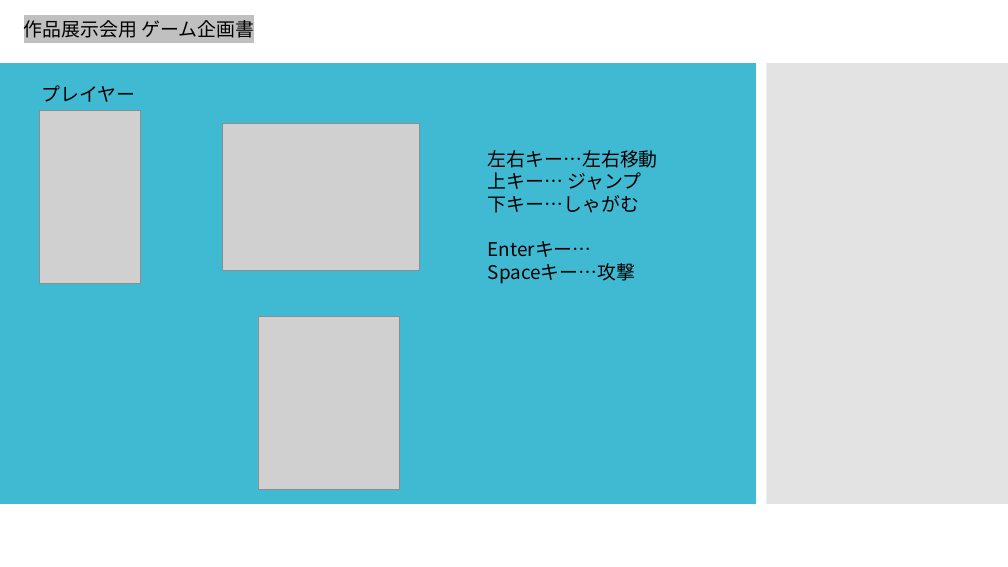
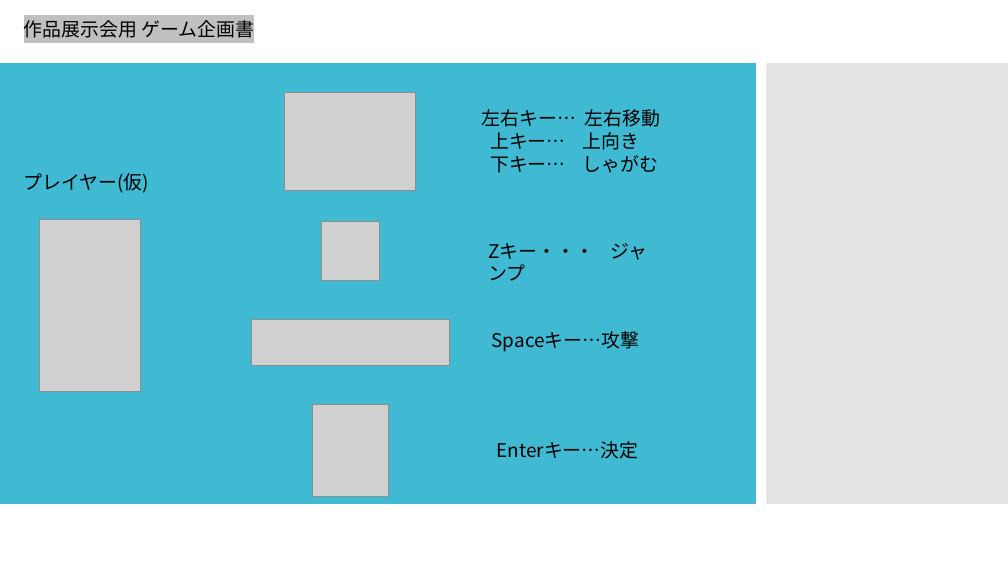
Before and after one commit to kakisawa/PalutenaGame, a slide deck: slide 3 of 作品展示会用.pptx. Drawn at 1008x567 pixels with LibreOffice and Linux fonts; fonts in the diff are those of the drawing; grey boxes stand for pictures. Boxes give left, top, right and bottom in pixels: in the first picture for what was removed or moved away, otherwise in the second. Text is boxed around its words. In the diff, an @@ line names an element or a change of style, - is before the commit and + after.

```diff
--- a/作品展示会用.pptx
+++ b/作品展示会用.pptx
@@ picture: place and size @@
-picture at (223, 123, 420, 271)
+picture at (285, 92, 416, 191)
@@ text at (482, 109, 661, 173): text changed @@
-左右キー…左右移動
-上キー… ジャンプ
-下キー…しゃがむ
-Enterキー…
-Spaceキー…攻撃
+左右キー… 左右移動
+上キー… 上向き
+下キー… しゃがむ
@@ text at (24, 173, 150, 193): text changed @@
-プレイヤー
+プレイヤー(仮)
@@ picture: place and size @@
-picture at (39, 111, 141, 284)
+picture at (39, 219, 141, 392)
@@ picture added at (322, 222, 380, 280) @@
@@ text added at (488, 243, 648, 281), 18 pt, text #000000 @@
+Zキー・・・ ジャンプ
@@ picture added at (252, 320, 449, 365) @@
@@ text added at (492, 331, 639, 352), 18 pt, text #000000 @@
+Spaceキー…攻撃
@@ picture: place and size @@
-picture at (258, 317, 399, 489)
+picture at (313, 405, 389, 497)
@@ text added at (497, 441, 639, 459), 18 pt, text #000000 @@
+Enterキー…決定
```
Also in this commit, not shown: 4 other slides changed, 2 other files.
